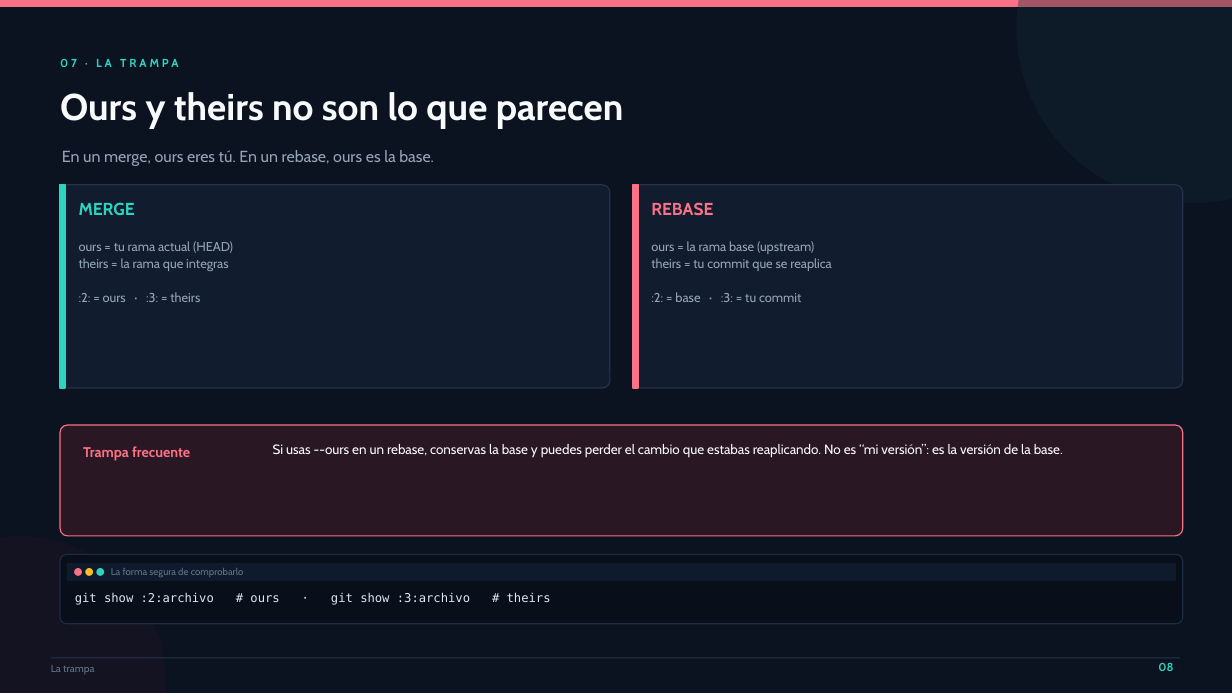
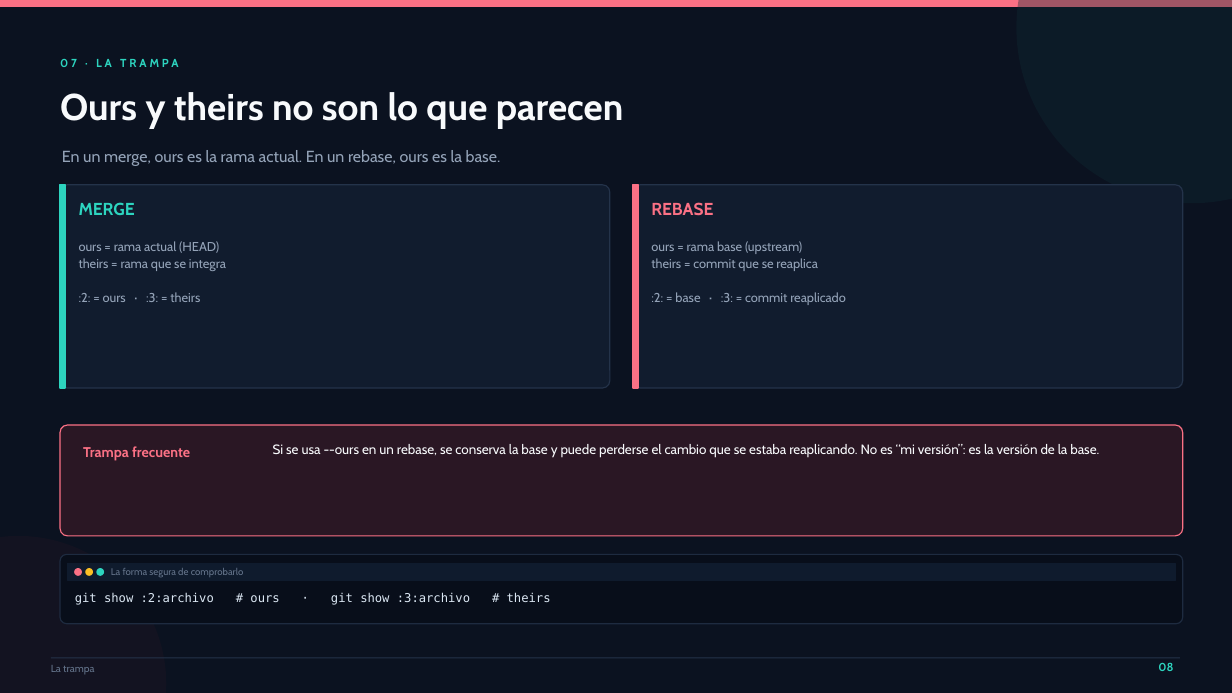
Before and after one commit to 75749748-blip/conflictos-git-ejercicios, a slide deck: slide 8 of Conflictos-Git-Presentacion.pptx. Drawn at 1232x693 pixels with LibreOffice and Linux fonts; fonts in the diff are those of the drawing. Boxes give left, top, right and bottom in pixels: in the first picture for what was removed or moved away, otherwise in the second. Text is boxed around its words. In the diff, an @@ line names an element or a change of style, - is before the commit and + after.

```diff
--- a/Conflictos-Git-Presentacion.pptx
+++ b/Conflictos-Git-Presentacion.pptx
@@ text at (x1=62, y1=150, x2=501, y2=166): text changed @@
-En un merge, ours eres tú. En un rebase, ours es la base.
+En un merge, ours es la rama actual. En un rebase, ours es la base.
@@ text at (x1=79, y1=241, x2=226, y2=271): text changed @@
-ours = tu rama actual (HEAD)
-theirs = la rama que integras
+ours = rama actual (HEAD)
+theirs = rama que se integra
@@ text at (x1=651, y1=241, x2=846, y2=305): text changed @@
-ours = la rama base (upstream)
-theirs = tu commit que se reaplica
-:2: = base · :3: = tu commit
+ours = rama base (upstream)
+theirs = commit que se reaplica
+:2: = base · :3: = commit reaplicado
@@ text at (x1=273, y1=444, x2=1099, y2=457): text changed @@
-Si usas --ours en un rebase, conservas la base y puedes perder el cambio que estabas reaplicando. No es “mi versión”: es la versión de la base.
+Si se usa --ours en un rebase, se conserva la base y puede perderse el cambio que se estaba reaplicando. No es “mi versión”: es la versión de la base.
```
Also in this commit, not shown: 13 other slides changed, 17 other files.
